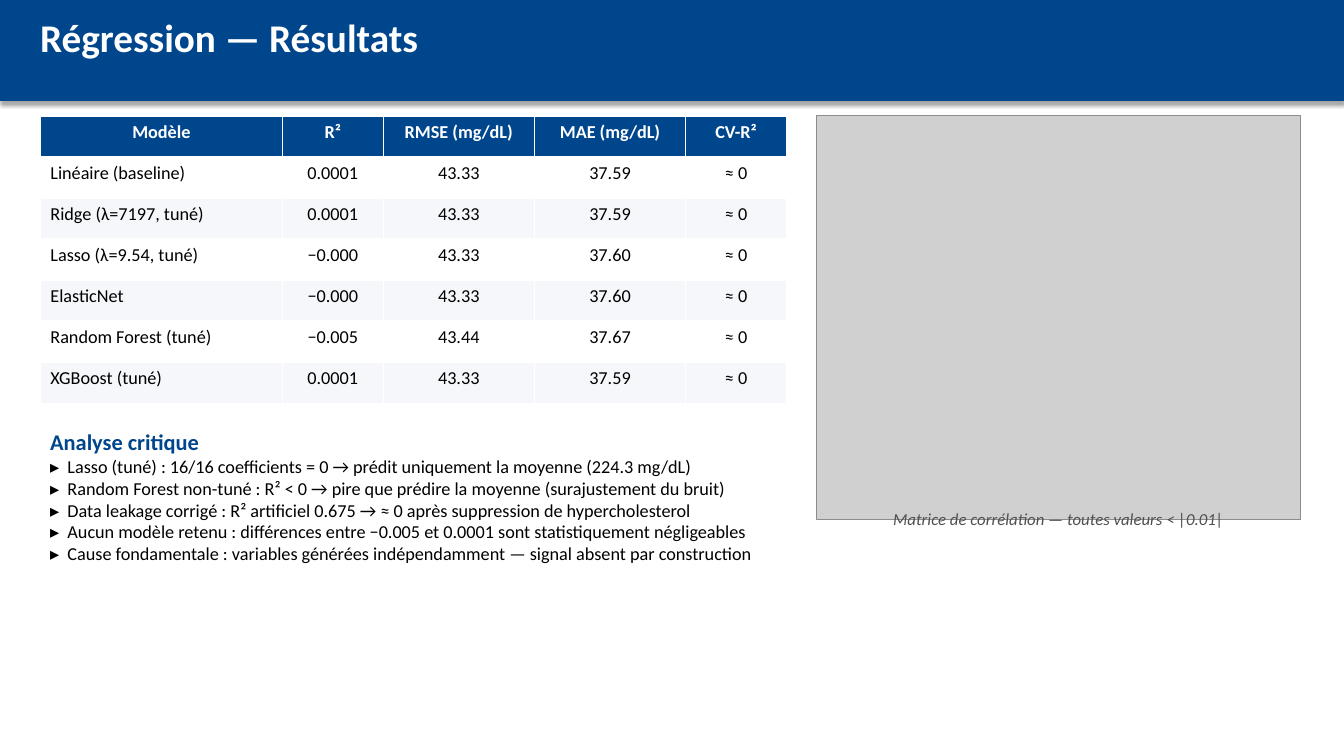
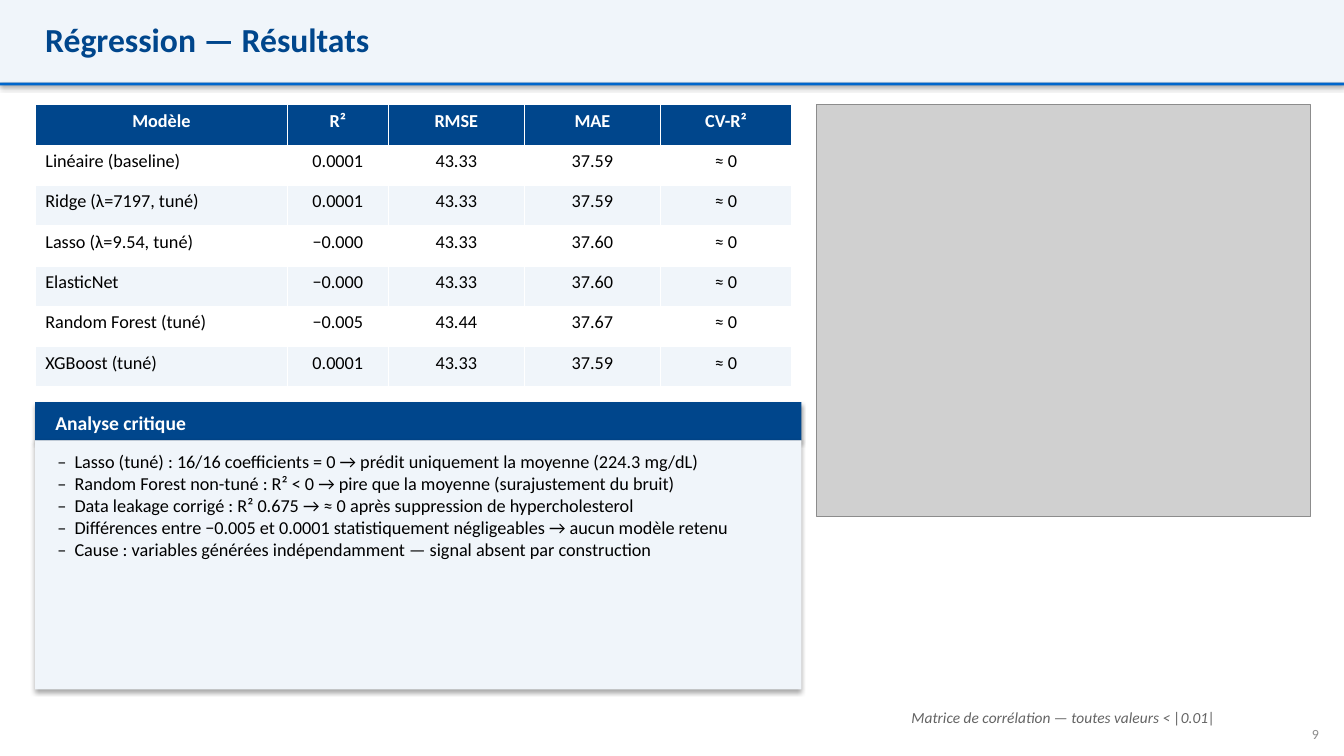
Before and after one commit to mahamatarda/Memoire-S2, a slide deck: slide 9 of presentation.pptx. Drawn at 1344x756 pixels with LibreOffice and Linux fonts; fonts in the diff are those of the drawing; grey boxes stand for pictures. Boxes give left, top, right and bottom in pixels: in the first picture for what was removed or moved away, otherwise in the second. Text is boxed around its words. In the diff, an @@ line names an element or a change of style, - is before the commit and + after.

```diff
--- a/presentation.pptx
+++ b/presentation.pptx
@@ rectangle: place and size @@
-rectangle at box(0, 0, 1344, 101)
+rectangle at box(0, 0, 1344, 83)
@@ rectangle at box(0, 0, 1344, 83): fill #00468C to #F0F5FA; outline #00468C 0.75 pt to none @@
@@ rectangle removed at box(0, 0, 1344, 756) @@
@@ text "Régression — Résultats" at box(45, 28, 370, 58): size 28 to 24 pt, text colour #FFFFFF to #00468C @@
@@ rectangle added at box(0, 83, 1344, 86), fill #0066CC @@
@@ table at box(35, 105, 791, 387) @@
-row 1, column 3: RMSE (mg/dL)
+row 1, column 3: RMSE
-row 1, column 4: MAE (mg/dL)
+row 1, column 4: MAE
@@ fill #F5F7FA to #F0F5FA in 15 cells @@
@@ table: place and size @@
-table at box(40, 116, 786, 403)
+table at box(35, 105, 791, 387)
@@ picture: place and size @@
-picture at box(817, 116, 1301, 519)
+picture at box(817, 105, 1311, 516)
@@ rectangle added at box(35, 402, 802, 441), fill #00468C @@
@@ text added at box(55, 416, 185, 433), 14 pt, text #FFFFFF, bold @@
+Analyse critique
@@ rectangle added at box(35, 441, 802, 690), fill #F0F5FA @@
@@ text at box(75, 455, 728, 559): text changed @@
-Analyse critique
-▸ Lasso (tuné) : 16/16 coefficients = 0 → prédit uniquement la moyenne (224.3 mg/dL)
-▸ Random Forest non-tuné : R² < 0 → pire que prédire la moyenne (surajustement du bruit)
-▸ Data leakage corrigé : R² artificiel 0.675 → ≈ 0 après suppression de hypercholesterol
-▸ Aucun modèle retenu : différences entre −0.005 et 0.0001 sont statistiquement négligeables
-▸ Cause fondamentale : variables générées indépendamment — signal absent par construction
+– Lasso (tuné) : 16/16 coefficients = 0 → prédit uniquement la moyenne (224.3 mg/dL)
+– Random Forest non-tuné : R² < 0 → pire que la moyenne (surajustement du bruit)
+– Data leakage corrigé : R² 0.675 → ≈ 0 après suppression de hypercholesterol
+– Différences entre −0.005 et 0.0001 statistiquement négligeables → aucun modèle retenu
+– Cause : variables générées indépendamment — signal absent par construction
@@ text "Matrice de corrélation — toutes ...": place and size @@
-text "Matrice de corrélation — toutes ..." at box(893, 513, 1223, 530)
+text "Matrice de corrélation — toutes ..." at box(911, 712, 1216, 726)
@@ text "Matrice de corrélation — toutes ..." at box(911, 712, 1216, 726): size 12 to 11 pt, text colour #505050 to #646464 @@
@@ text added at box(1312, 730, 1319, 739), 10 pt, text #8C8C8C @@
+9
```
Also in this commit, not shown: 14 other slides changed, 1 other file.
